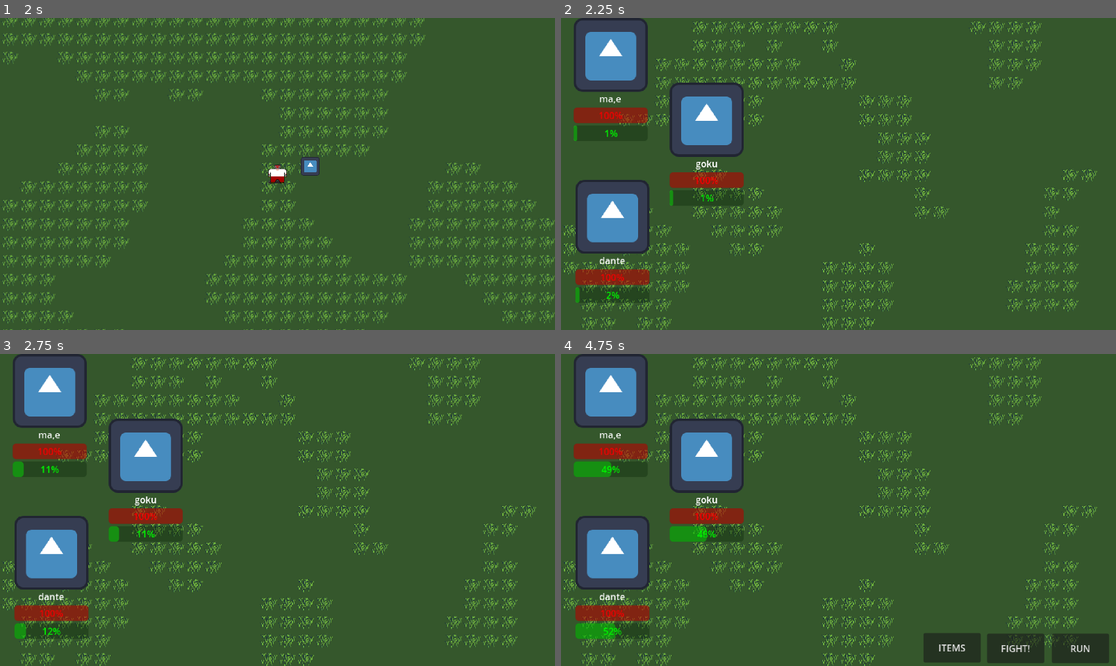
Above: before the commit, frames 1-4 (two rows, left to right).
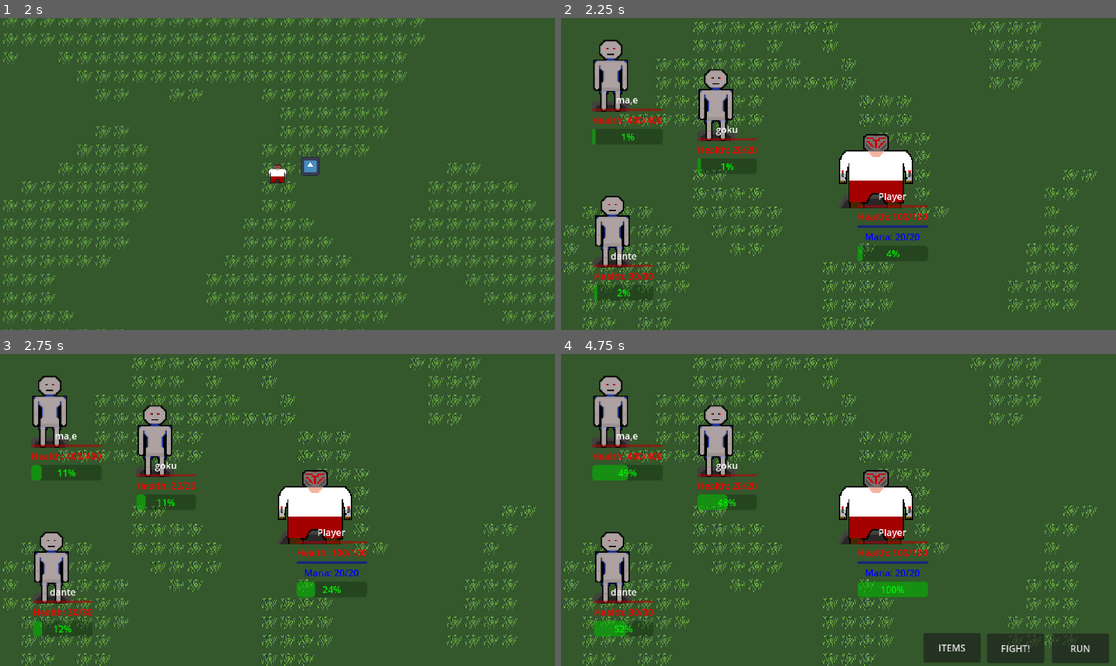
Above: after the commit, the same moments.

Repository: OwenFrakes/PBP.OJJ_RPG
Game: Godot game, scene res://Scenes/titleScreen.tscn
The game is run twice, just before and just after one commit, with the same random seed, the same clock (stepped at 60 frames per second) and the same inputs. The engine's default icon, where the game draws it, is replaced by a stand-in: a white triangle on a blue panel in a dark square.
Inputs (mouse positions are in pixels of both pictures, inside the frame that each line leads up to):
- Up to frame 1 (2 s): click "Start Game" at 0.5 s; click "Select" at 1.25 s
- Up to frame 2 (2.25 s): move the mouse to (960, 158) at 2.02 s; hold D (Right) from 2.03 s (still down)
- Up to frame 3 (2.75 s): keep holding D (Right)
- Up to frame 4 (4.75 s): move the mouse to (727, 525) at 2.77 s; release D (Right) at 2.78 s; hold S (Down) 2.78-3.53 s; move the mouse to (894, 441) at 3.52 s; hold D (Right) 3.53-4.28 s; move the mouse to (810, 572) at 4.27 s; hold W (Up) from 4.28 s (still down)

Frame 1 is identical in both runs. In frame 2, 15% of the frame differs, in the area x 2-67%, y 0-92%; in frame 3, 16%; in frame 4, 17%.

Commit message:
Better EntityNodes

Diff:
--- /dev/null
+++ b/pbp.ojj_rpg/Resources/Character/SpriteSets/blue_robot_set.tres
@@ -0,0 +1,235 @@
+[gd_resource type="SpriteFrames" load_steps=34 format=3 uid="uid://iyhgjtepsu8o"]
+
+[ext_resource type="Texture2D" uid="uid://dawtp0d4glhsg" path="res://Resources/Character/Blue Robot Finished.png" id="1_8g6t4"]
+
+[sub_resource type="AtlasTexture" id="AtlasTexture_rhocb"]
+atlas = ExtResource("1_8g6t4")
+region = Rect2(0, 0, 64, 64)
+
+[sub_resource type="AtlasTexture" id="AtlasTexture_gl67k"]
+atlas = ExtResource("1_8g6t4")
+region = Rect2(64, 0, 64, 64)
+
+[sub_resource type="AtlasTexture" id="AtlasTexture_w1b81"]
+atlas = ExtResource("1_8g6t4")
+region = Rect2(128, 0, 64, 64)
+
+[sub_resource type="AtlasTexture" id="AtlasTexture_2wmts"]
+atlas = ExtResource("1_8g6t4")
+region = Rect2(192, 0, 64, 64)
+
+[sub_resource type="AtlasTexture" id="AtlasTexture_hp3q2"]
+atlas = ExtResource("1_8g6t4")
+region = Rect2(256, 0, 64, 64)
+
+[sub_resource type="AtlasTexture" id="AtlasTexture_e8s5h"]
+atlas = ExtResource("1_8g6t4")
+region = Rect2(320, 0, 64, 64)
+
+[sub_resource type="AtlasTexture" id="AtlasTexture_5x1jp"]
+atlas = ExtResource("1_8g6t4")
+region = Rect2(384, 0, 64, 64)
+
+[sub_resource type="AtlasTexture" id="AtlasTexture_r57gl"]
+atlas = ExtResource("1_8g6t4")
+region = Rect2(448, 0, 64, 64)
+
+[sub_resource type="AtlasTexture" id="AtlasTexture_tuxx8"]
+atlas = ExtResource("1_8g6t4")
+region = Rect2(0, 64, 64, 64)
+
+[sub_resource type="AtlasTexture" id="AtlasTexture_stobt"]
+atlas = ExtResource("1_8g6t4")
+region = Rect2(64, 64, 64, 64)
+
+[sub_resource type="AtlasTexture" id="AtlasTexture_k2715"]
+atlas = ExtResource("1_8g6t4")
+region = Rect2(128, 64, 64, 64)
+
+[sub_resource type="AtlasTexture" id="AtlasTexture_yrdee"]
+atlas = ExtResource("1_8g6t4")
+region = Rect2(192, 64, 64, 64)
+
+[sub_resource type="AtlasTexture" id="AtlasTexture_ailpb"]
+atlas = ExtResource("1_8g6t4")
+region = Rect2(256, 64, 64, 64)
+
+[sub_resource type="AtlasTexture" id="AtlasTexture_82ng8"]
+atlas = ExtResource("1_8g6t4")
+region = Rect2(320, 64, 64, 64)
+
+[sub_resource type="AtlasTexture" id="AtlasTexture_xtp1p"]
+atlas = ExtResource("1_8g6t4")
+region = Rect2(384, 64, 64, 64)
+
+[sub_resource type="AtlasTexture" id="AtlasTexture_n1f04"]
+atlas = ExtResource("1_8g6t4")
+region = Rect2(448, 64, 64, 64)
+
+[sub_resource type="AtlasTexture" id="AtlasTexture_vby5l"]
+atlas = ExtResource("1_8g6t4")
+region = Rect2(0, 128, 64, 64)
+
+[sub_resource type="AtlasTexture" id="AtlasTexture_ic5b4"]
+atlas = ExtResource("1_8g6t4")
+region = Rect2(64, 128, 64, 64)
+
+[sub_resource type="AtlasTexture" id="AtlasTexture_eccba"]
+atlas = ExtResource("1_8g6t4")
+region = Rect2(128, 128, 64, 64)
+
+[sub_resource type="AtlasTexture" id="AtlasTexture_n21ts"]
+atlas = ExtResource("1_8g6t4")
+region = Rect2(192, 128, 64, 64)
+
+[sub_resource type="AtlasTexture" id="AtlasTexture_77j7w"]
+atlas = ExtResource("1_8g6t4")
+region = Rect2(256, 128, 64, 64)
+
+[sub_resource type="AtlasTexture" id="AtlasTexture_et0xj"]
+atlas = ExtResource("1_8g6t4")
+region = Rect2(320, 128, 64, 64)
+
+[sub_resource type="AtlasTexture" id="AtlasTexture_cv2mr"]
+atlas = ExtResource("1_8g6t4")
+region = Rect2(384, 128, 64, 64)
+
+[sub_resource type="AtlasTexture" id="AtlasTexture_qeblf"]
+atlas = ExtResource("1_8g6t4")
+region = Rect2(448, 128, 64, 64)
+
+[sub_resource type="AtlasTexture" id="AtlasTexture_530av"]
+atlas = ExtResource("1_8g6t4")
+region = Rect2(0, 192, 64, 64)
+
+[sub_resource type="AtlasTexture" id="AtlasTexture_2mx2g"]
+atlas = ExtResource("1_8g6t4")
+region = Rect2(64, 192, 64, 64)
+
+[sub_resource type="AtlasTexture" id="AtlasTexture_1vi76"]
+atlas = ExtResource("1_8g6t4")
+region = Rect2(128, 192, 64, 64)
+
+[sub_resource type="AtlasTexture" id="AtlasTexture_djwck"]
+atlas = ExtResource("1_8g6t4")
+region = Rect2(192, 192, 64, 64)
+
+[sub_resource type="AtlasTexture" id="AtlasTexture_mmboy"]
+atlas = ExtResource("1_8g6t4")
+region = Rect2(256, 192, 64, 64)
+
+[sub_resource type="AtlasTexture" id="AtlasTexture_kfq3v"]
+atlas = ExtResource("1_8g6t4")
+region = Rect2(320, 192, 64, 64)
+
+[sub_resource type="AtlasTexture" id="AtlasTexture_ud6vp"]
+atlas = ExtResource("1_8g6t4")
+region = Rect2(384, 192, 64, 64)
+
+[sub_resource type="AtlasTexture" id="AtlasTexture_0cg6l"]
+atlas = ExtResource("1_8g6t4")
+region = Rect2(448, 192, 64, 64)
+
+[resource]
+animations = [{
+"frames": [{
+"duration": 1.0,
+"texture": SubResource("AtlasTexture_rhocb")
+}, {
+"duration": 1.0,
+"texture": SubResource("AtlasTexture_gl67k")
+}, {
+"duration": 1.0,
+"texture": SubResource("AtlasTexture_w1b81")
+}, {
+"duration": 1.0,
+"texture": SubResource("AtlasTexture_2wmts")
+}, {
+"duration": 1.0,
+"texture": SubResource("AtlasTexture_hp3q2")
+}, {
+"duration": 1.0,
+"texture": SubResource("AtlasTexture_e8s5h")
+}, {
+"duration": 1.0,
+"texture": SubResource("AtlasTexture_5x1jp")
+}, {
+"duration": 1.0,
+"texture": SubResource("AtlasTexture_r57gl")
+}, {
+"duration": 1.0,
+"texture": SubResource("AtlasTexture_tuxx8")
+}, {
+"duration": 1.0,
+"texture": SubResource("AtlasTexture_stobt")
+}, {
+"duration": 1.0,
+"texture": SubResource("AtlasTexture_k2715")
+}, {
+"duration": 1.0,
+"texture": SubResource("AtlasTexture_yrdee")
+}, {
+"duration": 1.0,
+"texture": SubResource("AtlasTexture_ailpb")
+}, {
+"duration": 1.0,
+"texture": SubResource("AtlasTexture_82ng8")
+}, {
+"duration": 1.0,
+"texture": SubResource("AtlasTexture_xtp1p")
+}, {
+"duration": 1.0,
+"texture": SubResource("AtlasTexture_n1f04")
+}, {
+"duration": 1.0,
+"texture": SubResource("AtlasTexture_vby5l")
+}, {
+"duration": 1.0,
+"texture": SubResource("AtlasTexture_ic5b4")
+}, {
+"duration": 1.0,
+"texture": SubResource("AtlasTexture_eccba")
+}, {
+"duration": 1.0,
+"texture": SubResource("AtlasTexture_n21ts")
+}, {
+"duration": 1.0,
+"texture": SubResource("AtlasTexture_77j7w")
+}, {
+"duration": 1.0,
+"texture": SubResource("AtlasTexture_et0xj")
+}, {
+"duration": 1.0,
+"texture": SubResource("AtlasTexture_cv2mr")
+}, {
+"duration": 1.0,
+"texture": SubResource("AtlasTexture_qeblf")
+}, {
+"duration": 1.0,
+"texture": SubResource("AtlasTexture_530av")
+}, {
+"duration": 1.0,
+"texture": SubResource("AtlasTexture_2mx2g")
+}, {
+"duration": 1.0,
+"texture": SubResource("AtlasTexture_1vi76")
+}, {
+"duration": 1.0,
+"texture": SubResource("AtlasTexture_djwck")
+}, {
+"duration": 1.0,
+"texture": SubResource("AtlasTexture_mmboy")
+}, {
+"duration": 1.0,
+"texture": SubResource("AtlasTexture_kfq3v")
+}, {
+"duration": 1.0,
+"texture": SubResource("AtlasTexture_ud6vp")
+}, {
+"duration": 1.0,
+"texture": SubResource("AtlasTexture_0cg6l")
+}],
+"loop": true,
+"name": &"default",
+"speed": 5.0
+}]
--- a/pbp.ojj_rpg/Scenes/world.tscn
+++ b/pbp.ojj_rpg/Scenes/world.tscn
@@ -302,17 +302,20 @@
 offset_right = 281.0
 offset_bottom = 477.0
 
+[node name="PlayerPosition1" type="Marker2D" parent="BattleCamera"]
+position = Vector2(545, 265)
+
 [node name="EnemyPosition1" type="Marker2D" parent="BattleCamera"]
-position = Vector2(85.5, 64)
+position = Vector2(85.5, 98)
 
 [node name="EnemyPosition2" type="Marker2D" parent="BattleCamera"]
-position = Vector2(252, 176)
+position = Vector2(268, 148.5)
 
 [node name="EnemyPosition3" type="Marker2D" parent="BattleCamera"]
-position = Vector2(89, 343.5)
+position = Vector2(89, 368)
 
 [node name="EnemyPosition4" type="Marker2D" parent="BattleCamera"]
-position = Vector2(253, 432.5)
+position = Vector2(269, 405)
 
 [connection signal="pressed" from="Player/PauseMenu/ResumeBtn" to="Player" method="pauseMenu"]
 [connection signal="pressed" from="Player/PauseMenu/MainMenuBtn" to="Player" method="mainMenu"]
--- a/pbp.ojj_rpg/Scripts/battle_master.gd
+++ b/pbp.ojj_rpg/Scripts/battle_master.gd
@@ -8,7 +8,7 @@
 var enemy_group
 var enemies : Array
 var enemy_entity_info = []
-var player_group
+var player_group = []
 var player_entity_info = []
 @onready var player_reference = $"../Player"
 @onready var battle_camera = self
@@ -30,6 +30,7 @@
 @onready var enemy_choice = $Control/Attacks/AttackList/EnemyChoice
 @onready var attack_list = $Control/Attacks/AttackList
 @onready var enemy_info_positions = [$EnemyPosition1, $EnemyPosition2, $EnemyPosition3, $EnemyPosition4]
+@onready var player_info_positions = [$PlayerPosition1]
 
 var count : float
 
@@ -40,6 +41,7 @@
 	# And it's disabled when either win or lose function is used.
 	process_mode = PROCESS_MODE_DISABLED
 
+var last_enemy_action = 0
 func _process(delta: float) -> void:
 
 	##An entity is acting.##
@@ -50,9 +52,10 @@
 
 		#Enemies 'act' when it's their turn. TO BE DONE LATER.
 		else:
+			enemyAttack(last_enemy_action)
 			controlsUsable(false)
-			await get_tree().create_timer(2).timeout
 			turn_active = false
+			await get_tree().create_timer(1).timeout
 
 	##Since no entity is acting, check if one can, else pass time.##
 	else:
@@ -70,13 +73,17 @@
 				enemies[enemy_action].action_amount = 0
 				enemy_entity_info[enemy_action].changeAction(enemies[enemy_action].action_amount)
 				print(enemies[enemy_action].getName() + " acted")
+				last_enemy_action = enemy_action
 				break
 
 		if(!turn_active):
 			for i in range(enemies.size()):
 				enemies[i].action_amount += delta * enemies[i].action_multiplier * 20
 				enemy_entity_info[i].changeAction(enemies[i].action_amount)
-			player_action_amount += delta * player_action_multiplier * 20
+
+			for i in range(player_info_positions.size()):
+				player_action_amount += delta * player_action_multiplier * 20
+				player_entity_info[i].changeAction(player_action_amount)
 
 #Give new variables for new battle.
 func readyBattle(new_enemy):
@@ -93,13 +100,19 @@
 	enemy_group = PlayerStats.enemy
 	enemies = enemy_group.enemies
 
-
+	#Define player party.
+	player_group.append(player_reference)
+
+	#Clears the attack list from a previous battle.
+	#Adds the new current attacks.
 	attack_list.clear()
 	count = 0
 	while(count < player_moveset.size()):
 		attack_list.add_item(player_moveset[count].getName(), null, true)
 		count += 1
 
+	#Clears enemy choices,
+	#then gives the new, current enemies.
 	enemy_choice.clear()
 	count = 0
 	while(count < enemies.size()):
@@ -109,17 +122,28 @@
 	controlsUsable(false)
 	process_mode = PROCESS_MODE_INHERIT
 
-	#Make the EntityInfo nodes for each participant.
-	for x in range(enemies.size()):
-		var enemy_info = EntityInfo.new(enemies[x].getName())
+	###Make the EntityInfo nodes for each participant.###
+	#Enemy side.
+	for enemy_num in range(enemies.size()):
+		var enemy_info = EntityInfo.new(enemies[enemy_num].getName())
 		enemy_entity_info.append(enemy_info)
-		enemy_info.position = enemy_info_positions[x].position
-		enemy_info.setHealthBar(enemies[x].getHealth())
-		enemy_info.setActionBar(enemies[x].getActionLimit())
+		enemy_info.position = enemy_info_positions[enemy_num].position
+		enemy_info.setHealthBar(enemies[enemy_num].getHealth())
+		enemy_info.setActionBar(enemies[enemy_num].getActionLimit())
 		enemy_info.isEnemy()
 		add_child(enemy_info)
 
-	debugCheckArray()
+	#Player side.
+	for player_num in range(player_group.size()):
+		var player_info = EntityInfo.new("Player", player_reference.player_animated_sprite.sprite_frames)
+		player_entity_info.append(player_info)
+		player_info.position = player_info_positions[player_num].position
+		player_info.setHealthBar(player_health)
+		player_info.setActionBar(player_action_limit)
+		player_info.setManaBar(player_mana)
+		add_child(player_info)
+
+	#debugCheckArray()
 
 ###############Control Nodes#################
 
@@ -130,7 +154,7 @@
 	print(string)
 	string = "InfoNodes: "
 	for node in enemy_entity_info:
-		string += node.label_node.text + " "
+		string += node.name_label_node.text + " "
 	print(string)
 
 func controlsUsable(boolean : bool):
@@ -173,7 +197,7 @@
 	count = 0
 	while(count<player_moveset.size()):
 		if(player_moveset[count].getName() == attack_list.get_item_text(count)):
-			print("found")
+			#print("found")
 			move_position = count
 			break
 		else:
@@ -183,11 +207,6 @@
 #and makes player menus invisible for the enemy's turn.
 func _on_enemy_choice_item_clicked(index: int, at_position: Vector2, mouse_button_index: int) -> void:
 	enemy_position = index
-	if enemies.size() >= 0:
-		count = 0
-		while (count <= enemies.size()):
-			enemyAttack(count)
-			count += 1
 	playerAttack()
 	attack_container.visible = false
 	enemy_choice.visible = false
@@ -201,6 +220,9 @@
 
 	player_health -= player_moveset[move_position].getHealthCost()
 	player_mana -= player_moveset[move_position].getManaCost()
+	player_entity_info[0].changeHealth(player_health)
+	player_entity_info[0].changeMana(player_mana)
+
 
 	if enemyHP <= 0:
 		enemies.remove_at(enemy_position)
@@ -212,12 +234,14 @@
 
 	controlsUsable(false)
 	turn_active = false
-	debugCheckArray()
+	#debugCheckArray()
 
 #Subtracts from player health.
 func enemyAttack(enemy_location: int):
 	var tempAttack = getEnemyAttack(enemy_location)
 	player_health -= tempAttack.getDamage() * getEnemyAttackEffectiveness(tempAttack.getType(), enemy_location)
+	print(tempAttack.getDamage() * getEnemyAttackEffectiveness(tempAttack.getType(), enemy_location))
+	player_entity_info[0].changeHealth(player_health)
 
 #this local variable of enemyPos is being fed an int from enemyAttack()
 func getEnemyAttack(enemy_location: int):
--- a/pbp.ojj_rpg/Scripts/entity_info.gd
+++ b/pbp.ojj_rpg/Scripts/entity_info.gd
@@ -1,11 +1,13 @@
 class_name EntityInfo
 extends Control
 
-var label_node = Label.new()
-var image_node = Sprite2D.new()
+var image_node = AnimatedSprite2D.new()
 var vertical_container = VBoxContainer.new()
+var name_label_node = Label.new()
 var health_bar_node = ProgressBar.new()
+var health_label_node = Label.new()
 var mana_bar_node = ProgressBar.new()
+var mana_label_node = Label.new()
 var action_bar_node = ProgressBar.new()
 
 # Called when the node enters the scene tree for the first time.
@@ -13,48 +15,74 @@
 
 	#Add Sprite First
 	add_child(image_node)
-
+	image_node.scale = Vector2(2,2)
 	#VBoxContainer
-	vertical_container.position = Vector2(-image_node.texture.get_size().x/2, \
-										   image_node.texture.get_size().y/2)
-	vertical_container.size = Vector2(128, 0)
+	vertical_container.position = Vector2(-image_node.sprite_frames.get_frame_texture("default", 0).get_size().x/2, \
+										   image_node.sprite_frames.get_frame_texture("default", 0).get_size().y/2)
+	vertical_container.size = Vector2(image_node.sprite_frames.get_frame_texture("default", 0).get_size().x, 0)
 	add_child(vertical_container)
 
 	#Other Node edits.
-	label_node.horizontal_alignment = HORIZONTAL_ALIGNMENT_CENTER
+	name_label_node.horizontal_alignment = HORIZONTAL_ALIGNMENT_CENTER
+	health_label_node.horizontal_alignment = HORIZONTAL_ALIGNMENT_CENTER
+	mana_label_node.horizontal_alignment = HORIZONTAL_ALIGNMENT_CENTER
+
 	health_bar_node.self_modulate = Color(1,0,0)
+	health_bar_node.show_percentage = false
+	health_label_node.self_modulate = Color(1,0,0)
+
+	mana_bar_node.self_modulate = Color(0,0,1)
+	mana_bar_node.show_percentage = false
+	mana_label_node.self_modulate = Color(0,0,1)
+
 	action_bar_node.self_modulate = Color(0,1,0)
 
-	#Add the bars to the container
-	vertical_container.add_child(label_node)
+	###Add the bars to the container###
+	#Name
+	vertical_container.add_child(name_label_node)
+	#Health
 	vertical_container.add_child(health_bar_node)
+	vertical_container.add_child(health_label_node)
+	#Mana
 	vertical_container.add_child(mana_bar_node)
+	vertical_container.add_child(mana_label_node)
+	#Action
 	vertical_container.add_child(action_bar_node)
 
-func _init(new_label : String, new_texture : Texture2D = load("res://Resources/icon.svg")) -> void:
-	image_node.texture = new_texture
-	label_node.text = new_label
+
+func _init(new_label : String, new_texture : SpriteFrames = load("res://Resources/Character/SpriteSets/blue_robot_set.tres")) -> void:
+	image_node.sprite_frames = new_texture
+	image_node.stop()
+	image_node.frame = 0
+	name_label_node.text = new_label
 
 func isEnemy():
 	mana_bar_node.hide()
+	mana_label_node.hide()
 
-##Health##
+##Health###################################################
 func setHealthBar(new_max, current_value = new_max):
 	health_bar_node.max_value = new_max
 	health_bar_node.value = current_value
 
+	health_label_node.text = "Health: " + str(current_value) + "/" + str(new_max)
+
 func changeHealth(new_value):
 	health_bar_node.value = new_value
+	health_label_node.text = "Mana: " + str(new_value) + "/" + str(health_bar_node.max_value)
 
-##Mana##
+##Mana###################################################
 func setManaBar(new_max, current_value = new_max):
 	mana_bar_node.max_value = new_max
 	mana_bar_node.value = current_value
 
+	mana_label_node.text = "Mana: " + str(current_value) + "/" + str(new_max)
+
 func changeMana(new_value):
 	mana_bar_node.value = new_value
+	mana_label_node.text = "Mana: " + str(new_value) + "/" + str(mana_bar_node.max_value)
 
-##Action##
+##Action###################################################
 func setActionBar(new_max, current_value = 0):
 	action_bar_node.max_value = new_max
 	action_bar_node.value = current_value
